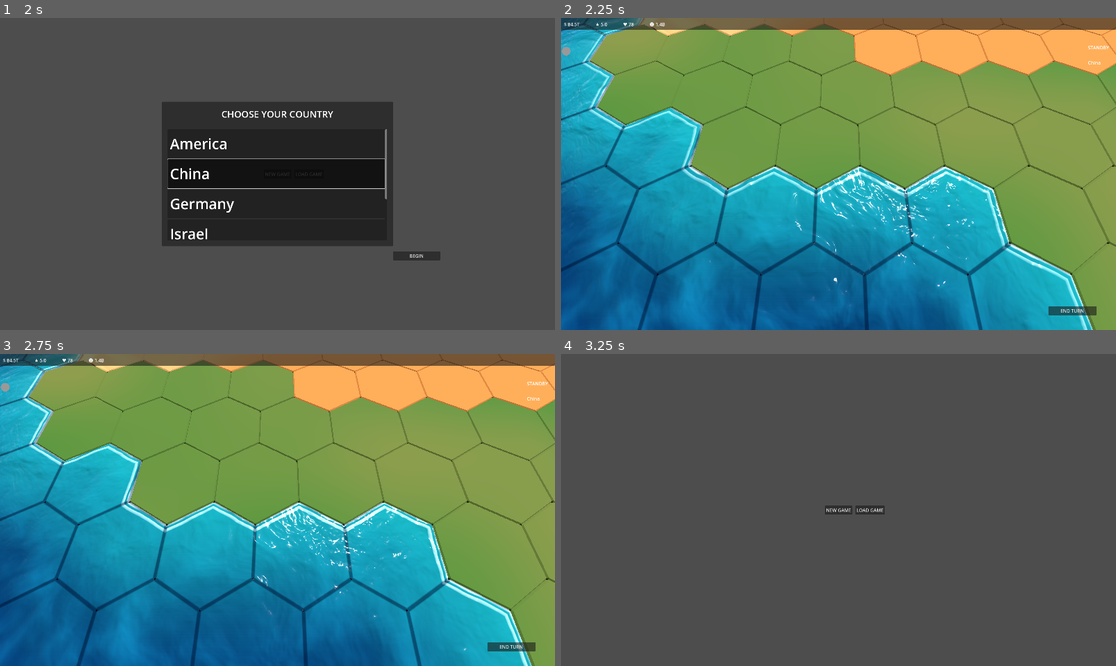
Above: before the commit, frames 1-4 (two rows, left to right).
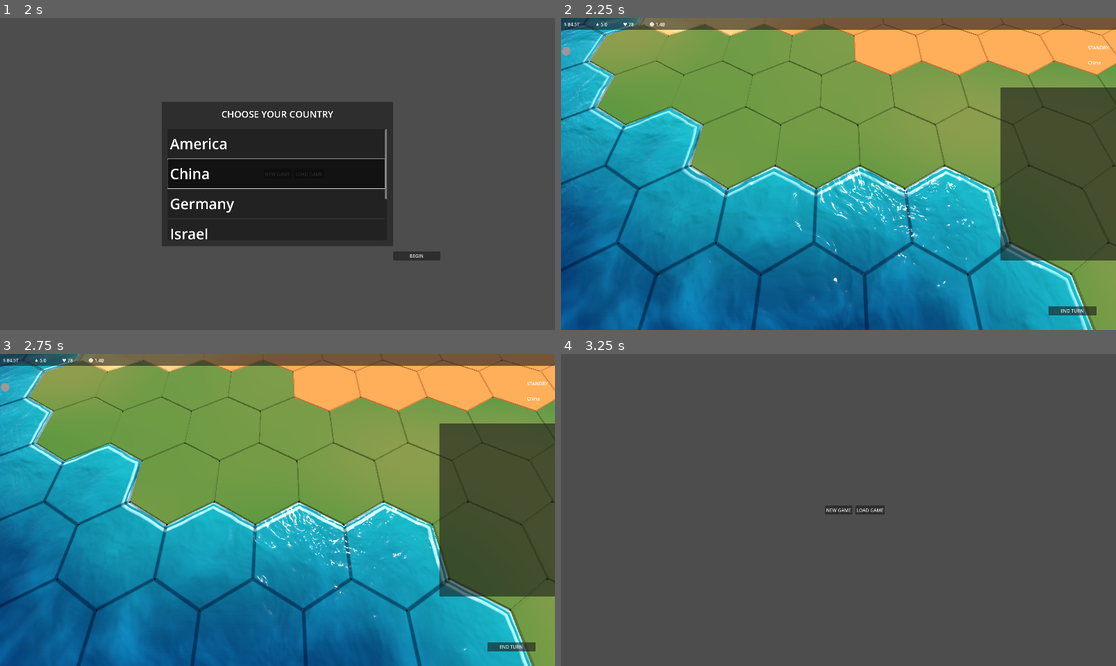
Above: after the commit, the same moments.

Repository: Bigfeta1/Political-Sim
Game: Godot game, scene res://Scenes/main_scene.tscn
The game is run twice, just before and just after one commit, with the same random seed, the same clock (stepped at 60 frames per second) and the same inputs.
Inputs (mouse positions are in pixels of both pictures, inside the frame that each line leads up to):
- Up to frame 1 (2 s): click "NEW GAME" at 0.5 s; click "NEW GAME" at 1.25 s
- Up to frame 2 (2.25 s): click "BEGIN" at 2 s
- Up to frame 3 (2.75 s): no input
- Up to frame 4 (3.25 s): tap Enter at 2.75 s; move the mouse to (960, 494) at 2.77 s; hold D from 2.78 s (still down); tap Backspace at 2.85 s; click (960, 494) at 2.92 s

Frame 1 is identical in both runs. In frame 2, 12% of the frame differs, in the area x 16-100%, y 2-78%; in frame 3, 12%; in frame 4, nothing differs.

Commit message:
yeet

Diff:
--- a/Assets/Shaders/desert_tile.gdshader
+++ b/Assets/Shaders/desert_tile.gdshader
@@ -52,6 +52,8 @@
 uniform float draa_width = 0.65;
 uniform float draa_meander = 1.2;
 uniform float draa_segment_scale = 0.15;
+uniform float draa_wander = 0.35;
+uniform float draa_wander_scale = 0.1;
 uniform float superposed_share = 0.25;
 uniform float superposed_turn = 0.35;
 uniform float superposed_meander = 0.25;
@@ -145,14 +147,29 @@
 	vec2 wind_space = to_wind_space(point, wind);
 	float bend = (fbm(vec2(wind_space.y * 0.12, wind_space.x * 0.05)) - 0.5) * 2.0 * draa_meander;
 	float along = (wind_space.x + bend) * draa_frequency;
-	float ridge_index = floor(along);
-	float ridge = clamp(fract(along) / draa_width, 0.0, 1.0);
-
-	float segment = smoothstep(0.35, 0.6, value_noise(vec2(wind_space.y * draa_segment_scale, ridge_index * 7.3)));
-	float height = mix(0.6, 1.0, value_noise(vec2(wind_space.y * draa_segment_scale * 0.5, ridge_index * 7.3 + 50.0)));
-
-	flank = smoothstep(0.05, 0.2, ridge) * (1.0 - smoothstep(windward_share - 0.2, windward_share - 0.05, ridge)) * segment;
-	return draa_profile(ridge) * segment * height;
+	float base_index = floor(along);
+	float best = 0.0;
+	flank = 0.0;
+
+	for (int offset = -1; offset <= 1; offset++) {
+		float ridge_index = base_index + float(offset);
+		float wander = (value_noise(vec2(wind_space.y * draa_wander_scale, ridge_index * 7.3 + 100.0)) - 0.5) * 2.0 * draa_wander;
+		float local = along - ridge_index - wander;
+		if (local < 0.0 || local > draa_width) {
+			continue;
+		}
+		float ridge = local / draa_width;
+
+		float segment = smoothstep(0.35, 0.6, value_noise(vec2(wind_space.y * draa_segment_scale, ridge_index * 7.3)));
+		float height = mix(0.6, 1.0, value_noise(vec2(wind_space.y * draa_segment_scale * 0.5, ridge_index * 7.3 + 50.0)));
+		float shape = draa_profile(ridge) * segment * height;
+
+		if (shape > best) {
+			best = shape;
+			flank = smoothstep(0.05, 0.2, ridge) * (1.0 - smoothstep(windward_share - 0.2, windward_share - 0.05, ridge)) * segment;
+		}
+	}
+	return best;
 }
 
 float erg_shape(vec2 point, vec2 wind, float frequency) {
--- a/Data/Country_Data/country_america.json
+++ b/Data/Country_Data/country_america.json
@@ -6,6 +6,7 @@
   "money": 139866,
   "public_image": 5,
   "risk_prevalence": {},
+  "largest_city": "New York City",
   "workers": {
 	"physician": 0,
 	"lawyer": 0,
--- a/Data/Country_Data/country_china.json
+++ b/Data/Country_Data/country_china.json
@@ -6,6 +6,7 @@
   "money": 84485,
   "public_image": 5,
   "risk_prevalence": {},
+  "largest_city": "Shanghai",
   "workers": {
     "physician": 0,
     "lawyer": 0,
--- a/Data/Country_Data/country_germany.json
+++ b/Data/Country_Data/country_germany.json
@@ -6,6 +6,7 @@
   "money": 17426,
   "public_image": 5,
   "risk_prevalence": {},
+  "largest_city": "Berlin",
   "workers": {
     "physician": 0,
     "lawyer": 0,
--- a/Data/Country_Data/country_israel.json
+++ b/Data/Country_Data/country_israel.json
@@ -6,6 +6,7 @@
   "money": 1368,
   "public_image": 5,
   "risk_prevalence": {},
+  "largest_city": "Jerusalem",
   "workers": {
     "physician": 0,
     "lawyer": 0,
--- a/Data/Country_Data/country_russia.json
+++ b/Data/Country_Data/country_russia.json
@@ -6,6 +6,7 @@
   "money": 4386,
   "public_image": 5,
   "risk_prevalence": {},
+  "largest_city": "Moscow",
   "workers": {
     "physician": 0,
     "lawyer": 0,
--- a/Data/Country_Data/country_uk.json
+++ b/Data/Country_Data/country_uk.json
@@ -6,6 +6,7 @@
   "money": 15972,
   "public_image": 5,
   "risk_prevalence": {},
+  "largest_city": "London",
   "workers": {
     "physician": 0,
     "lawyer": 0,
--- /dev/null
+++ b/Scenes/Map/Tiles/city_marker.tscn
@@ -0,0 +1,12 @@
+[gd_scene load_steps=3 format=3]
+
+[sub_resource type="StandardMaterial3D" id="StandardMaterial3D_city"]
+albedo_color = Color(0.85, 0.85, 0.85, 1)
+
+[sub_resource type="BoxMesh" id="BoxMesh_city"]
+material = SubResource("StandardMaterial3D_city")
+size = Vector3(0.3, 0.3, 0.3)
+
+[node name="CityMarker" type="MeshInstance3D"]
+transform = Transform3D(1, 0, 0, 0, 1, 0, 0, 0, 1, 0, 0.255, 0)
+mesh = SubResource("BoxMesh_city")
--- /dev/null
+++ b/Scenes/PlayingRound/Cities/city_data.gd
@@ -0,0 +1,22 @@
+extends Node
+
+var city_name
+
+var population_node
+var workers_node
+
+var city_band_populations:
+	get:
+		return population_node.band_populations
+	set(value):
+		population_node.set_band_populations(value)
+
+var city_workers:
+	get:
+		return workers_node.workers
+	set(value):
+		workers_node.set_workers(value)
+
+func initialize(population, workers):
+	population_node = population
+	workers_node = workers
--- a/Scenes/PlayingRound/playing_round_ui.tscn
+++ b/Scenes/PlayingRound/playing_round_ui.tscn
@@ -124,6 +124,20 @@
 grow_vertical = 2
 mouse_filter = 2
 
+[node name="CountryPanel" type="PanelContainer" parent="Panels"]
+custom_minimum_size = Vector2(400, 600)
+layout_mode = 1
+anchors_preset = 6
+anchor_left = 1.0
+anchor_top = 0.5
+anchor_right = 1.0
+anchor_bottom = 0.5
+offset_left = -400.0
+offset_top = -300.0
+offset_bottom = 300.0
+grow_horizontal = 0
+grow_vertical = 2
+
 [node name="SidePanel" type="Control" parent="."]
 layout_mode = 1
 anchor_top = 0.037
--- a/Scenes/city.tscn
+++ b/Scenes/city.tscn
@@ -1,10 +1,18 @@
-[gd_scene load_steps=3 format=3]
+[gd_scene load_steps=5 format=3 uid="uid://x3idkkcrbsl7"]
 
-[ext_resource type="Script" path="res://Scripts/Country/Settlements/city.gd" id="1_city"]
+[ext_resource type="Script" uid="uid://b5cy2qmvmpqlm" path="res://Scripts/Country/Settlements/city.gd" id="1_city"]
+[ext_resource type="Script" uid="uid://dxb2blhaupx0i" path="res://Scenes/PlayingRound/Cities/city_data.gd" id="2_3qy6o"]
 [ext_resource type="Script" path="res://Scripts/Country/Settlements/city_population.gd" id="2_city_population"]
+[ext_resource type="Script" path="res://Scripts/Country/Settlements/city_workers.gd" id="3_city_workers"]
 
 [node name="City" type="Node"]
 script = ExtResource("1_city")
 
+[node name="Data" type="Node" parent="."]
+script = ExtResource("2_3qy6o")
+
 [node name="Population" type="Node" parent="."]
 script = ExtResource("2_city_population")
+
+[node name="Workers" type="Node" parent="."]
+script = ExtResource("3_city_workers")
--- a/Scenes/country.tscn
+++ b/Scenes/country.tscn
@@ -7,11 +7,10 @@
 [ext_resource type="Script" uid="uid://cbe32r06rh68j" path="res://Scripts/Country/Parameters/public_image.gd" id="5_public_image"]
 [ext_resource type="Script" uid="uid://chp7636fnk1ro" path="res://Scripts/Country/Parameters/Population/population_count.gd" id="6_population_count"]
 [ext_resource type="Script" uid="uid://cilohxnf5r2jq" path="res://Scripts/Country/Parameters/Population/life_expectancy.gd" id="7_life_expectancy"]
-[ext_resource type="Script" uid="uid://dmxjjqniy6qtf" path="res://Scripts/Country/Parameters/Population/workers.gd" id="8_workers"]
 [ext_resource type="Script" uid="uid://dddp3erey0wy2" path="res://Scripts/Country/Parameters/Population/age_band.gd" id="9_age_band"]
 [ext_resource type="Script" uid="uid://cflyo6ifblheb" path="res://Scripts/Country/Parameters/Population/risk_factor.gd" id="10_risk_factor"]
 [ext_resource type="Script" uid="uid://da3qu13r0rb7p" path="res://Scripts/Country/Parameters/Population/mortality.gd" id="11_mortality"]
-[ext_resource type="Script" path="res://Scripts/Country/Settlements/settlements.gd" id="12_settlements"]
+[ext_resource type="Script" uid="uid://dqwbrgxutgo4i" path="res://Scripts/Country/Settlements/settlements.gd" id="12_settlements"]
 [ext_resource type="PackedScene" path="res://Scenes/city.tscn" id="13_city"]
 
 [node name="Country" type="Node"]
@@ -21,8 +20,6 @@
 script = ExtResource("2_ftrsc")
 
 [node name="Parameters" type="Node" parent="."]
-
-[node name="Army" type="Node" parent="Parameters"]
 
 [node name="Population" type="Node" parent="Parameters"]
 script = ExtResource("3_population")
@@ -72,18 +69,11 @@
 [node name="LifeExpectancy" type="Node" parent="Parameters/Population"]
 script = ExtResource("7_life_expectancy")
 
-[node name="Workers" type="Node" parent="Parameters/Population"]
-script = ExtResource("8_workers")
-
 [node name="Economy" type="Node" parent="Parameters"]
 script = ExtResource("4_economy")
 
 [node name="PublicImage" type="Node" parent="Parameters"]
 script = ExtResource("5_public_image")
-
-[node name="Production" type="Node" parent="Parameters"]
-
-[node name="Legal" type="Node" parent="Parameters"]
 
 [node name="Settlements" type="Node" parent="."]
 script = ExtResource("12_settlements")
--- a/Scripts/Country/CountryManager/country_factory.gd
+++ b/Scripts/Country/CountryManager/country_factory.gd
@@ -36,5 +36,5 @@
 	country_node_data.country_mortality = mortality
 	country.settlements.settle(mortality)
 	country_node_data.country_risk_prevalence = country_data["risk_prevalence"]
-	country_node_data.country_workers = country_data["workers"]
+	country.settlements.settle_workers(country_data["workers"])
 #endregion
--- a/Scripts/Country/Parameters/population.gd
+++ b/Scripts/Country/Parameters/population.gd
@@ -5,7 +5,6 @@
 @onready var risk_factors = $RiskFactors
 @onready var mortality = $Mortality
 @onready var life_expectancy = $LifeExpectancy
-@onready var workers = $Workers
 
 func _ready() -> void:
 	mortality.initialize(age_bands, risk_factors)
--- a/Scripts/Country/Settlements/city.gd
+++ b/Scripts/Country/Settlements/city.gd
@@ -1,9 +1,17 @@
 extends Node
 
+@onready var data = $Data
 @onready var population = $Population
+@onready var workers = $Workers
+
+func _ready() -> void:
+	data.initialize(population, workers)
 
 func get_save_data() -> Dictionary:
-	return population.get_save_data()
+	var save_data: Dictionary = population.get_save_data()
+	save_data.merge(workers.get_save_data())
+	return save_data
 
-func load_save_data(data: Dictionary) -> void:
-	population.load_save_data(data)
+func load_save_data(save_data: Dictionary) -> void:
+	population.load_save_data(save_data)
+	workers.load_save_data(save_data)
--- a/Scripts/Country/Settlements/settlements.gd
+++ b/Scripts/Country/Settlements/settlements.gd
@@ -4,12 +4,15 @@
 	var band_populations := {}
 	for key in mortality["bands"]:
 		band_populations[key] = mortality["bands"][key]["population"]
-	get_child(0).population.set_band_populations(band_populations)
+	get_child(0).data.city_band_populations = band_populations
+
+func settle_workers(workers: Dictionary) -> void:
+	get_child(0).data.city_workers = workers
 
 func band_population(key: String) -> float:
 	var total := 0.0
 	for city in get_children():
-		total += city.population.band_populations[key]
+		total += city.data.city_band_populations[key]
 	return total
 
 func get_save_data() -> Dictionary:
@@ -26,5 +29,7 @@
 		return
 
 	var cities = data["settlements"]
+	if data.has("workers"):
+		cities[0].merge({"workers": data["workers"]})
 	for index in cities.size():
 		get_child(index).load_save_data(cities[index])
--- a/Scripts/Map/Tiles/tile.gd
+++ b/Scripts/Map/Tiles/tile.gd
@@ -1,7 +1,13 @@
 extends Node3D
+
+const CITY_MARKER = "res://Scenes/Map/Tiles/city_marker.tscn"
 
 @export var material: Material
 
 func _ready() -> void:
 	for mesh in find_children("*", "MeshInstance3D", true, false):
 		mesh.material_override = material
+
+func initialize(cell) -> void:
+	if cell.has_city:
+		add_child(SceneLoader.instantiate(CITY_MARKER))
--- a/Scripts/Map/map_cell.gd
+++ b/Scripts/Map/map_cell.gd
@@ -6,9 +6,18 @@
 	DESERT,
 }
 
+enum Relief {
+	FLAT,
+	HILL,
+	MOUNTAIN,
+}
+
 var coordinate: Vector2i
 var terrain: int
 var desert_region := 0
+var has_city := false
+var has_river := false
+var relief: int = Relief.FLAT
 var neighbours: Array[Vector2i] = []
 
 func _init(cell_coordinate: Vector2i, cell_terrain: int) -> void:
--- a/Scripts/Map/tile_factory.gd
+++ b/Scripts/Map/tile_factory.gd
@@ -23,7 +23,9 @@
 	configure_desert(cells)
 
 	for cell in cells.values():
-		hex_tile_grid.add_child(create_tile(cell, centre))
+		var tile = create_tile(cell, centre)
+		hex_tile_grid.add_child(tile)
+		tile.initialize(cell)
 
 func configure_water(cells: Dictionary) -> void:
 	WATER_MATERIAL.set_shader_parameter("map_data", WaterDataTexture.build(cells))
--- a/Scripts/PlayerManager/player_data.gd
+++ b/Scripts/PlayerManager/player_data.gd
@@ -8,9 +8,8 @@
 var population_count_node
 var mortality_node
 var life_expectancy_node
-var workers_node
 
-# Population, mortality, life expectancy and workers live on the children of Parameters/Population; these read and write through to them.
+# Population, mortality and life expectancy live on the children of Parameters/Population; these read and write through to them.
 var country_population_count:
 	get:
 		return population_count_node.population_count
@@ -38,12 +37,6 @@
 	set(value):
 		mortality_node.set_risk_prevalence(value)
 
-var country_workers:
-	get:
-		return workers_node.workers
-	set(value):
-		workers_node.set_workers(value)
-
 var economy_node
 
 # Money lives on Parameters/Economy; this reads and writes through to it.
@@ -66,6 +59,5 @@
 	population_count_node = population.count
 	mortality_node = population.mortality
 	life_expectancy_node = population.life_expectancy
-	workers_node = population.workers
 	economy_node = economy
 	public_image_node = public_image
Not shown, added: Scenes/PlayingRound/Cities/city_data.gd.uid
Not shown: 1 places in Scenes/country.tscn that only renumber resources
Renamed: Scripts/Country/Parameters/Population/workers.gd -> Scripts/Country/Settlements/city_workers.gd
Renamed: Scripts/Country/Parameters/Population/workers.gd.uid -> Scripts/Country/Settlements/city_workers.gd.uid
Not shown, changed: docs/life_expectancy.md
Not shown, changed: docs/onboarding.md
